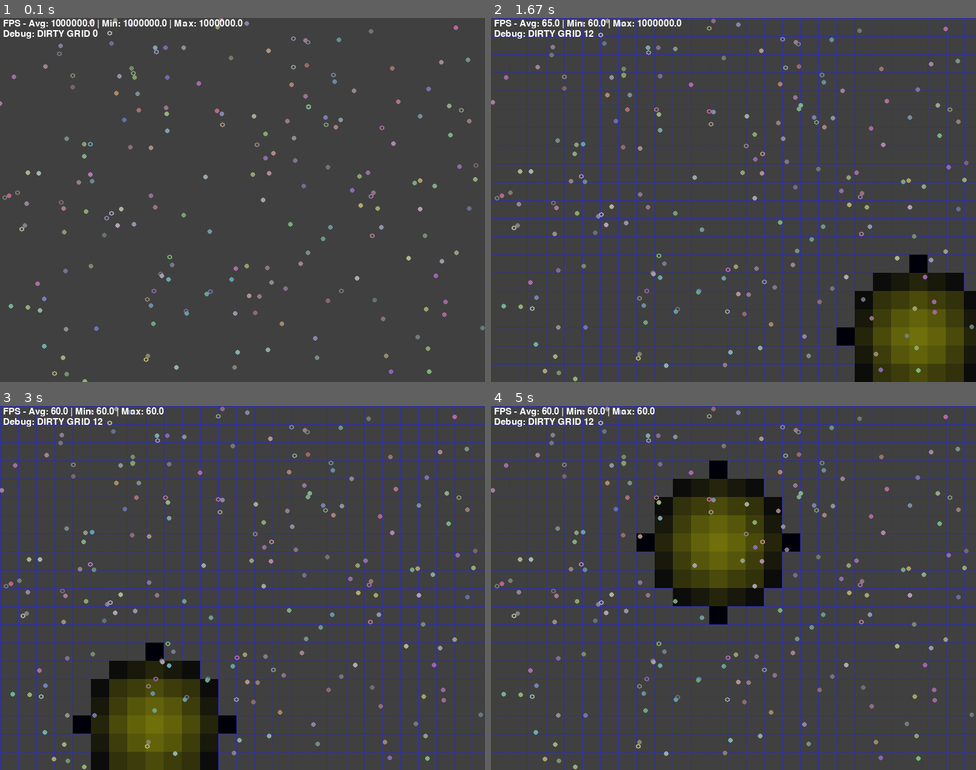
Above: before the commit, frames 1-4 (two rows, left to right).
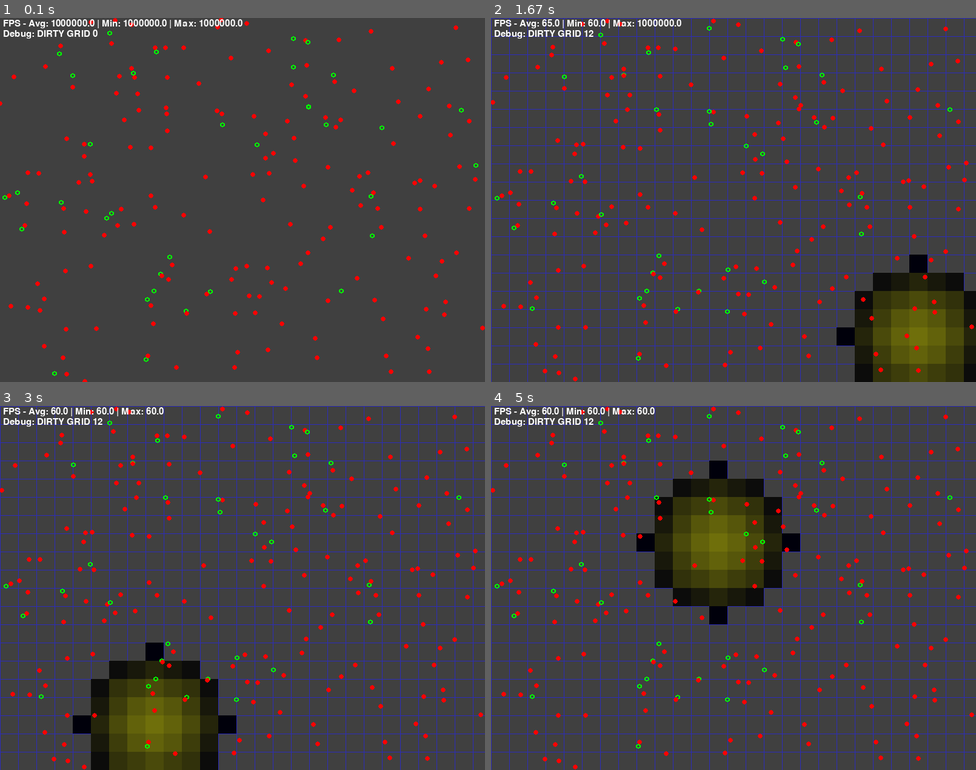
Above: after the commit, the same moments.

Repository: yangyu19840716/YYPygame
Game: pygame game, started from src/Main.py
Two runs of this game, one before a commit and one after it. Both use one fixed random seed, a clock stepped at 60 frames per second and the inputs below.
Inputs (mouse positions are in pixels of both pictures, inside the frame that each line leads up to):
- Up to frame 1 (0.1 s): no input
- Up to frame 2 (1.67 s): tap Space at 0.33 s; click (583, 287) at 0.72 s; click (859, 203) at 1.05 s; click (917, 338) at 1.38 s
- Up to frame 3 (3 s): click (198, 715) at 1.72 s; press the mouse at (198, 715) at 2.03 s; move the mouse to (300, 598) at 2.13 s; release the mouse at (397, 486) at 2.27 s; click (237, 638) at 2.38 s; click (155, 719) at 2.72 s
- Up to frame 4 (5 s): click (714, 453) at 3.05 s; click (714, 715) at 3.38 s; click (782, 602) at 3.72 s; click (646, 675) at 4.05 s; click (626, 453) at 4.38 s; click (714, 540) at 4.72 s

The runs differ from the first frame. In frame 1, 1.7% of the frame differs, in the area x 0-100%, y 0-100%; in frame 2, 1.8%; in frame 3, 1.8%; in frame 4, 1.8%.

Commit message:
将Rule和RuleManager移动到rules子目录中 添加颜色常量并更新Actor颜色显示 优化Actor移动逻辑，添加目标追踪功能 更新.gitignore和vscode调试配置

Diff:
--- a/src/Actor.py
+++ b/src/Actor.py
@@ -5,7 +5,6 @@
 from Core import Const, Utility
 from Core.Graph import Graph
 from Core.Math import *
-# from RuleManager import RuleManager
 
 SIZE = 4  							# 单位：pixel
 PICK_SIZE_EXTEND = 2				# 单位：pixel
@@ -26,12 +25,15 @@
 		self.actor_pos = Vector2()
 		self.actor_pos.x, self.actor_pos.y = random.randint(0, Const.WIDTH), random.randint(0, Const.HEIGHT)
 		self.grid_x = self.grid_y = 0
-
-		self.actor_color = Utility.rand_color()
+		self.grid_pos = Vector2()
+		self.update_grid_pos()
+
+		self.actor_color = Const.GREEN  # 绿色
 		self.actor_dir_rad = 0  			# random.uniform(0.0, Const.DOUBLE_PI)
 		self.actor_speed = 0  				# random.uniform(0.0, self.max_speed)
 		self.actor_speed_dir = Vector2()  	# self.speed * math.cos(self.dir_rad), self.speed * math.sin(self.dir_rad)
 		# self.speed_dir_n = Vector2()		# speed_dir 垂直方向，为了添加随机波动
+		self.target = None
 		self.target_pos = None
 		self.rand_target()
 
@@ -49,6 +51,13 @@
 		self.draw_color = self.actor_color
 		self.draw_size = SIZE
 
+	def update_grid_pos(self):
+		self.grid_pos.x, self.grid_pos.y = self.actor_pos.x, self.actor_pos.y
+
+	def set_speed_vec(self, speed_vec):
+		self.actor_speed_dir = speed_vec.normalize()
+		self.actor_speed = speed_vec.length()
+
 	def rand_target(self):
 		self.target_pos = Vector2()
 		self.target_pos.x, self.target_pos.y = random.randint(0, Const.WIDTH), random.randint(0, Const.HEIGHT)
@@ -130,6 +139,10 @@
 		if self.target_pos is None:
 			return
 
+		# Process rules
+		from rules import RuleManager
+		RuleManager.process(self, self.rules)
+
 		# Calculate potential movement
 		move_vec = self.actor_speed_dir * (self.actor_speed * dt)
 
@@ -139,6 +152,9 @@
 		# Boundary wrap
 		self.actor_pos.x %= Const.WIDTH
 		self.actor_pos.y %= Const.HEIGHT
+
+		# Update grid position
+		self.update_grid_pos()
 
 		# Target direction and distance
 		target_dir = self.target_pos - self.actor_pos
@@ -179,7 +195,8 @@
 
 	def draw(self):
 		width = 4 if self.is_leader else 2
-		pygame.draw.circle(Graph.screen, self.draw_color, self.draw_pos, self.draw_size, width)
+		color = Const.RED if self.is_leader else self.draw_color
+		pygame.draw.circle(Graph.screen, color, self.draw_pos, self.draw_size, width)
 
 	def get_neighbours_from_grid(self):
 		neighbours = list(self.grid.actors_in_grid)
--- a/src/Core/Const.py
+++ b/src/Core/Const.py
@@ -6,6 +6,14 @@
 PROFILE = False
 
 WHITE = (255, 255, 255)
+BLACK = (0, 0, 0)
+RED = (255, 0, 0)
+GREEN = (0, 255, 0)
+BLUE = (0, 0, 255)
+YELLOW = (255, 255, 0)
+CYAN = (0, 255, 255)
+MAGENTA = (255, 0, 255)
+GRAY = (64, 64, 64)
 
 DOUBLE_PI = 2 * math.pi
 
--- a/src/Game.py
+++ b/src/Game.py
@@ -5,7 +5,7 @@
 from Core.Engine import Engine
 from Scene import Scene
 
-BG_COLOR = (64, 64, 64)
+BG_COLOR = Const.GRAY
 FPS = 0
 
 
--- a/src/Scene.py
+++ b/src/Scene.py
@@ -7,8 +7,8 @@
 from Core.Singleton import Singleton
 from Core.Engine import Engine
 from Grid import Grid
-import Rule
-# from RuleManager import RuleManager
+from rules import Rule
+# from rules.RuleManager import RuleManager
 
 
 class Scene(Singleton):
--- a/src/Rule.py
+++ b/src/rules/Rule.py
@@ -1,7 +1,7 @@
 # -*- coding:utf-8 -*-
 
 import random
-from RuleManager import rule_def
+from .RuleManager import rule_def
 from Actor import Actor
 
 
@@ -32,7 +32,17 @@
 
 @rule_def(Actor, 'MOVE', property=1)
 def move_to_target(actor):
-	return
+	if not actor.target:
+		return
+
+	vec = actor.target.grid_pos - actor.grid_pos
+	dis = vec.length()
+	if dis < 1:
+		return
+
+	speed_vec = vec.normalize() * actor.actor_speed
+	actor.set_speed_vec(speed_vec)
+	return speed_vec.x, speed_vec.y
 
 
 @rule_def(Actor, 'MOVE', condition=[is_not_a_leader], exec=Tick)
--- /dev/null
+++ b/src/rules/__init__.py
@@ -0,0 +1,4 @@
+# -*- coding:utf-8 -*-
+
+from .RuleManager import RuleManager, rule_def
+from .Rule import *
Renamed: src/RuleManager.py -> src/rules/RuleManager.py
Not shown, added: .gitignore
